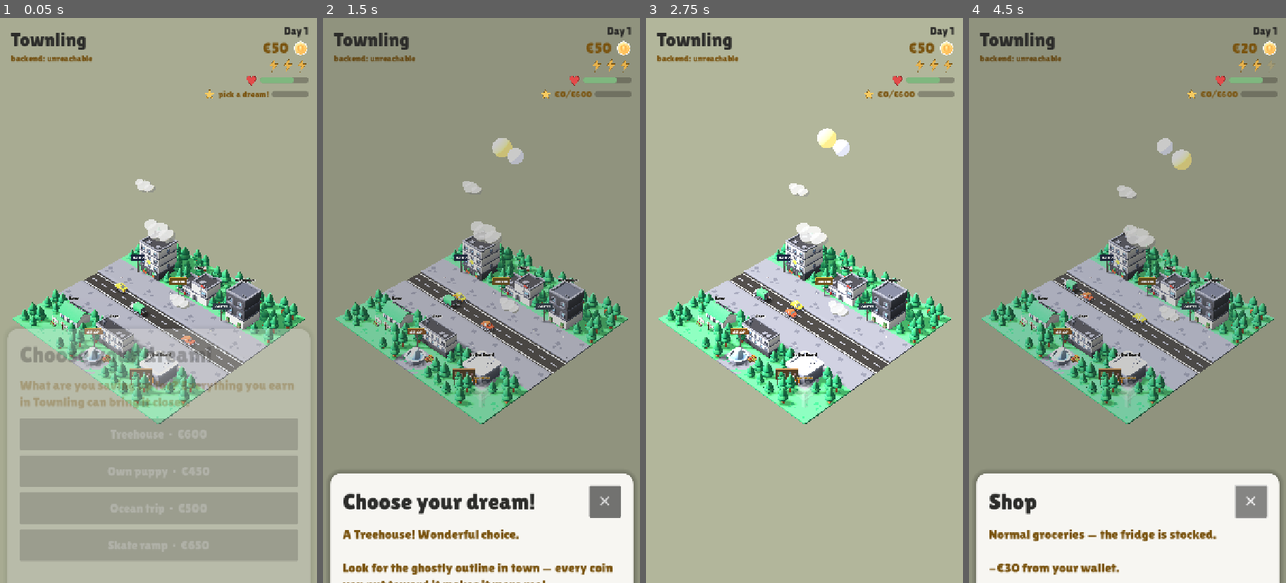
Above: before the commit, frames 1-4 (left to right).
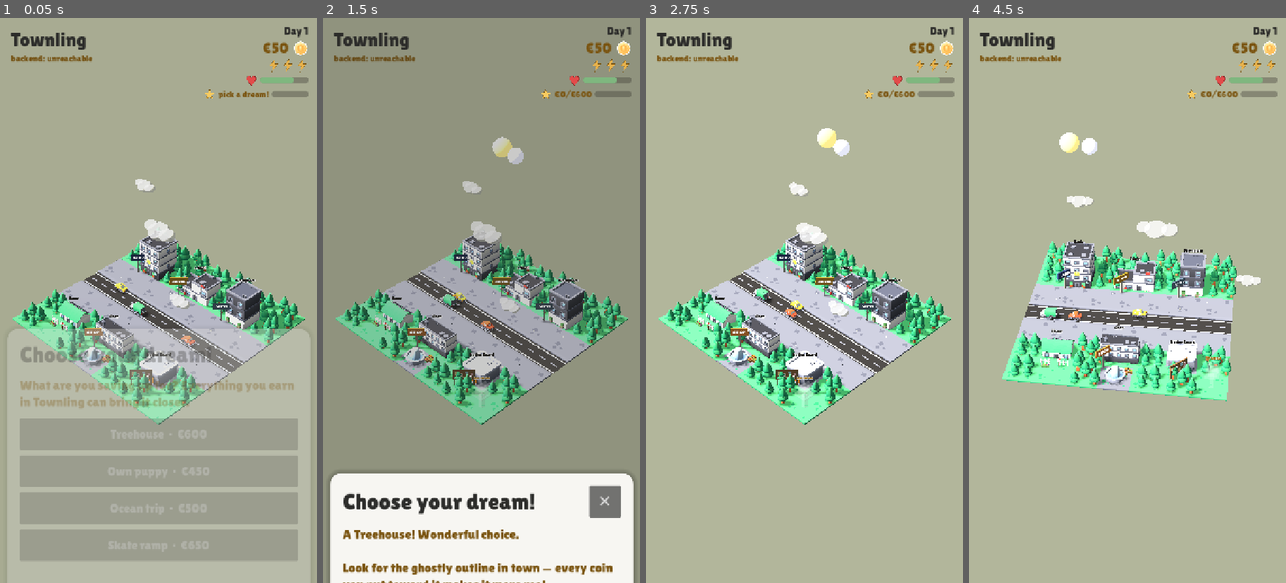
Above: after the commit, the same moments.

Repository: ayeshaverdan/townling
Game: Godot game, scene res://scenes/diorama.tscn
Two runs of this game, one before a commit and one after it. Both use one fixed random seed, a clock stepped at 60 frames per second and the inputs below.
Inputs (mouse positions are in pixels of both pictures, inside the frame that each line leads up to):
- Up to frame 1 (0.05 s): no input
- Up to frame 2 (1.5 s): click "Treehouse · €600" at 0.5 s; click "Let's go!" at 1.25 s
- Up to frame 3 (2.75 s): move the mouse to (874, 272) at 2.02 s; click (874, 272) at 2.17 s
- Up to frame 4 (4.5 s): drag from (1064, 328) to (1111, 413) at 2.77 s; click (1127, 232) at 3.5 s, where only the run before the commit has a clickable "Normal groceries · 1 slot · −…"; click (1251, 131) at 4.25 s, where only the run before the commit has a clickable "✕"

The runs differ from the first frame. In frame 1, 0.5% of the frame differs, in the area x 5-96%, y 28-72%; in frame 2, 0.6%; in frame 3, 0.6%; in frame 4, 98%, in the area x 0-100%, y 0-100%.

Commit message:
Snow-globe camera: orbit and zoom the diorama in place
"Can we see the 3D buildings from different sides?" — yes, without
breaking the fixed-diorama rule (design doc §5/§21: navigation is not the
game). The camera now orbits the town centre and zooms, but never pans:

- Drag (mouse or touch) orbits; a still tap still picks buildings
  (14px drag threshold decides which).
- Wheel / pinch zooms, clamped 20-42 so the town always fills the view.
- Double-click snaps home to the canonical 45° view.
- Smooth eased motion; UI cards block orbiting while open.
- Design doc §5 + CLAUDE.md note the clarification: orbit/zoom in place,
  snow-globe style; never scrolls.

Co-Authored-By: Claude Opus 4.8 <noreply@anthropic.com>

Diff:
--- a/game/scripts/diorama.gd
+++ b/game/scripts/diorama.gd
@@ -86,6 +86,15 @@
 var _blink_time := 0.0
 
 # Living city: drifting clouds, driving cars, and a day arc tied to slots.
+# Snow-globe camera: orbit + zoom around the fixed diorama (never pans —
+# design doc §5: navigation is not the game).
+var _cam_yaw := 0.7853981634          # 45° — the home view
+var _cam_dist := 30.0
+var _cam_yaw_target := 0.7853981634
+var _cam_dist_target := 30.0
+var _press_pos := Vector2.INF
+var _orbit_drag := false
+
 var _clouds: Array = []      # [{node, speed}]
 var _cars: Array = []        # [{node, speed, dir}]
 var _sun_disc: MeshInstance3D
@@ -198,6 +207,13 @@
 		GameState.schedule_event("fridge_breaks", 3)
 		GameState.prepare_tonight()
 		_open_event()
+	elif "--yaw" in OS.get_cmdline_args():
+		GameState.autosave = false
+		GameState.init_new()
+		GameState.select_dream("treehouse")
+		_cam_yaw = deg_to_rad(160.0)
+		_cam_yaw_target = _cam_yaw
+		_apply_camera()
 	elif "--dusk" in OS.get_cmdline_args():
 		GameState.autosave = false
 		GameState.init_new()
@@ -1117,16 +1133,25 @@
 
 
 func _setup_camera() -> void:
-	# Kenney-style camera: narrow-fov perspective (fov 20 at distance ~30)
-	# instead of pure orthographic — reads isometric but keeps a whisper of
-	# depth, matching the kit's own scene.
-	var target := Vector3((COLS - 1) * TILE * 0.5, 0.8, (ROWS - 1) * TILE * 0.5)
+	# Kenney-style camera: narrow-fov perspective (fov 20 at distance ~30),
+	# orbiting the diorama centre snow-globe style (yaw + zoom only).
 	camera.projection = Camera3D.PROJECTION_PERSPECTIVE
 	camera.keep_aspect = Camera3D.KEEP_WIDTH
 	camera.fov = 20.0
-	var dir := Vector3(12.0, 13.0, 12.0).normalized()
-	camera.position = target + dir * 30.0
-	camera.look_at(target, Vector3.UP)
+	_apply_camera()
+
+
+func _cam_target_point() -> Vector3:
+	return Vector3((COLS - 1) * TILE * 0.5, 0.8, (ROWS - 1) * TILE * 0.5)
+
+
+func _apply_camera() -> void:
+	# Elevation fixed at the isometric angle; yaw and distance are the dials.
+	var t := _cam_target_point()
+	var h := 0.7928 * _cam_dist
+	var v := 0.6073 * _cam_dist
+	camera.position = t + Vector3(cos(_cam_yaw) * h, v, sin(_cam_yaw) * h)
+	camera.look_at(t, Vector3.UP)
 
 
 # --- Interaction: tap a building -> open its screen -------------------------
@@ -1134,14 +1159,61 @@
 func _unhandled_input(event: InputEvent) -> void:
 	if _screen_open:
 		return
-	var pos := Vector2.INF
-	if event is InputEventMouseButton and event.pressed and event.button_index == MOUSE_BUTTON_LEFT:
-		pos = event.position
-	elif event is InputEventScreenTouch and event.pressed:
-		pos = event.position
-	if pos == Vector2.INF:
-		return
-
+	# Zoom (wheel / pinch), bounded so the town always fills the view.
+	if event is InputEventMouseButton and event.pressed:
+		if event.button_index == MOUSE_BUTTON_WHEEL_UP:
+			_cam_dist_target = clampf(_cam_dist_target - 2.0, 20.0, 42.0)
+			return
+		if event.button_index == MOUSE_BUTTON_WHEEL_DOWN:
+			_cam_dist_target = clampf(_cam_dist_target + 2.0, 20.0, 42.0)
+			return
+	if event is InputEventMagnifyGesture:
+		_cam_dist_target = clampf(_cam_dist_target / event.factor, 20.0, 42.0)
+		return
+	# Drag = orbit; a still press-release = tap (building pick).
+	if event is InputEventMouseButton and event.button_index == MOUSE_BUTTON_LEFT:
+		if event.pressed:
+			if event.double_click:
+				_cam_yaw_target = 0.7853981634
+				_cam_dist_target = 30.0
+				_press_pos = Vector2.INF
+				return
+			_press_pos = event.position
+			_orbit_drag = false
+			return
+		else:
+			var was_drag := _orbit_drag
+			var press := _press_pos
+			_press_pos = Vector2.INF
+			_orbit_drag = false
+			if was_drag or press == Vector2.INF:
+				return
+			_pick_at(event.position)
+			return
+	if event is InputEventScreenTouch:
+		if event.pressed:
+			_press_pos = event.position
+			_orbit_drag = false
+		else:
+			var was_drag2 := _orbit_drag
+			var press2 := _press_pos
+			_press_pos = Vector2.INF
+			_orbit_drag = false
+			if not was_drag2 and press2 != Vector2.INF:
+				_pick_at(event.position)
+		return
+	if (event is InputEventMouseMotion and _press_pos != Vector2.INF) \
+			or event is InputEventScreenDrag:
+		if _press_pos == Vector2.INF:
+			return
+		if not _orbit_drag and event.position.distance_to(_press_pos) > 14.0:
+			_orbit_drag = true
+		if _orbit_drag:
+			_cam_yaw_target += event.relative.x * 0.006
+		return
+
+
+func _pick_at(pos: Vector2) -> void:
 	var origin := camera.project_ray_origin(pos)
 	var dir := camera.project_ray_normal(pos)
 	var best := -1
@@ -1680,6 +1752,11 @@
 
 ## Exhausted state: the heart pulses for attention (visible consequence cue).
 func _process(delta: float) -> void:
+	var w := minf(delta * 10.0, 1.0)
+	if absf(_cam_yaw - _cam_yaw_target) > 0.0005 or absf(_cam_dist - _cam_dist_target) > 0.01:
+		_cam_yaw = lerp_angle(_cam_yaw, _cam_yaw_target, w)
+		_cam_dist = lerpf(_cam_dist, _cam_dist_target, w)
+		_apply_camera()
 	_update_city_life(delta)
 	if _hud_heart_icon == null:
 		return
Not shown, changed: .ai/context/design-document.md
Not shown, changed: CLAUDE.md
